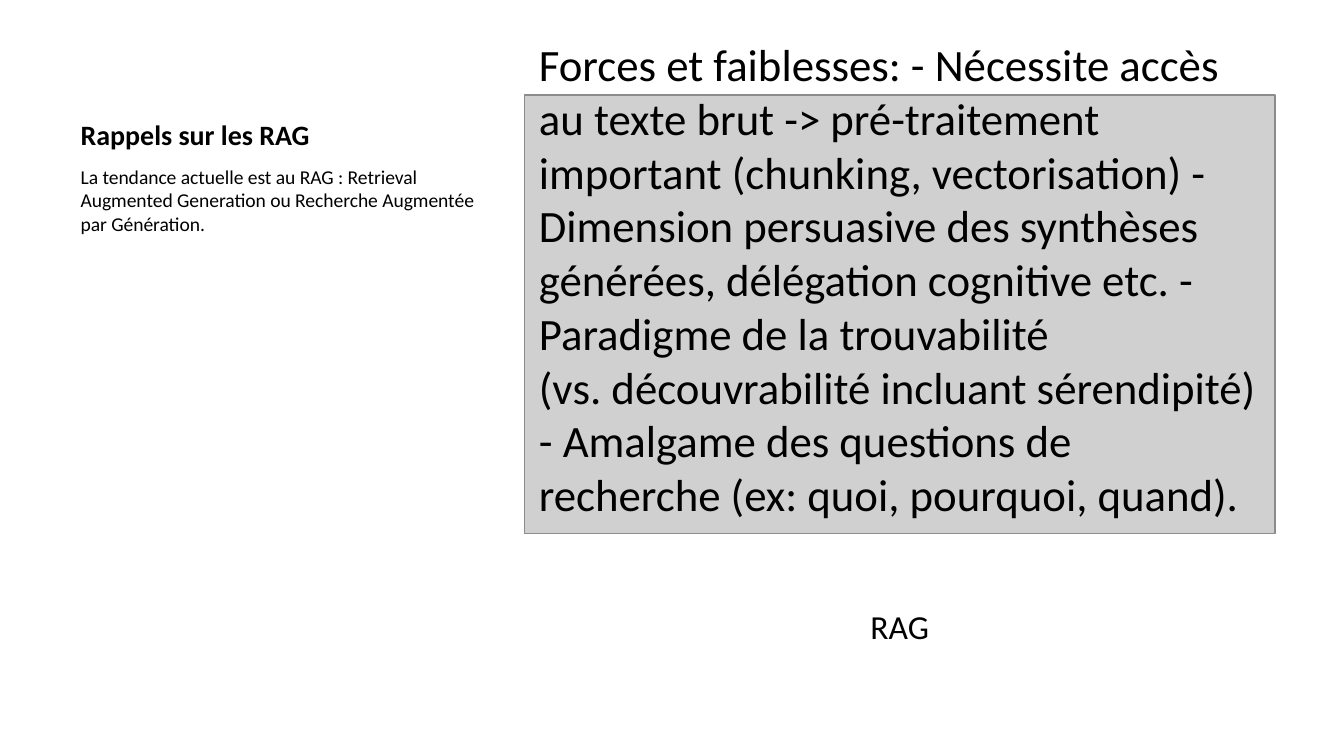
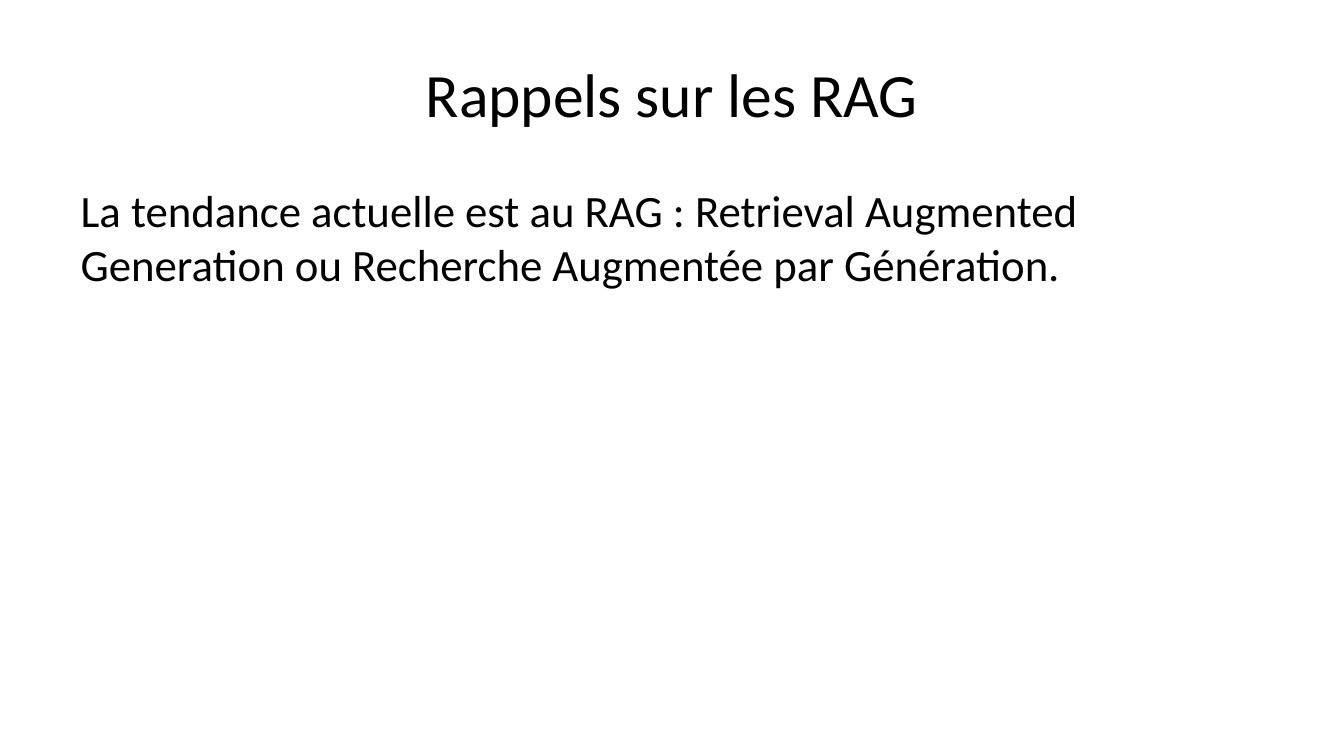
Before and after one commit to alexiaschn/blog, a slide deck: slide 13 of docs/slides/26-11-11_erudit.pptx (slide 15 before the commit). Drawn at 1344x756 pixels with LibreOffice and Linux fonts; fonts in the diff are those of the drawing; grey boxes stand for pictures. Boxes give left, top, right and bottom in pixels: in the first picture for what was removed or moved away, otherwise in the second. Text is boxed around its words. In the diff, an @@ line names an element or a change of style, - is before the commit and + after.

```diff
--- a/docs/slides/26-11-11_erudit.pptx
+++ b/docs/slides/26-11-11_erudit.pptx
@@ title "Rappels sur les RAG" at <box>426,74,917,127</box>: size 15 to 33 pt, bold off; alignment left to centre; vertical alignment bottom to middle @@
@@ text removed at <box>539,50,1256,519</box> @@
-Forces et faiblesses: - Nécessite accès au texte brut -> pré-traitement important (chunking, vectorisation) - Dimension persuasive des synthèses générées, délégation cognitive etc. - Paradigme de la trouvabilité (vs. découvrabilité incluant sérendipité) - Amalgame des questions de recherche (ex: quoi, pourquoi, quand).
@@ picture removed at <box>524,95,1274,534</box> @@
@@ text "La tendance actuelle est au ...": place and size @@
-text "La tendance actuelle est au ..." at <box>81,170,474,234</box>
+text "La tendance actuelle est au ..." at <box>81,196,1077,289</box>
@@ text "La tendance actuelle est au ..." at <box>81,196,1077,289</box>: size 10.5 to 24 pt; more space between paragraphs @@
@@ text removed at <box>870,617,929,640</box> @@
-RAG
```
Also in this commit, not shown: 8 other slides changed, 3 slides added, 2 slides removed, 8 other files.
